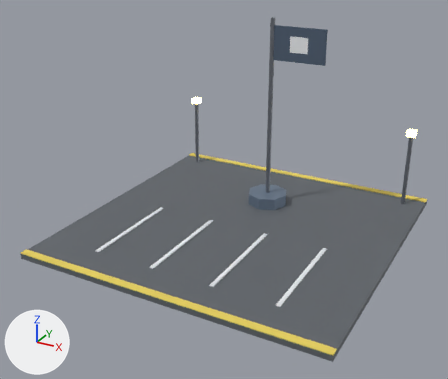
An edit to the glTF model game/city/compact/plaza.glb, drawn before and after from the same camera.
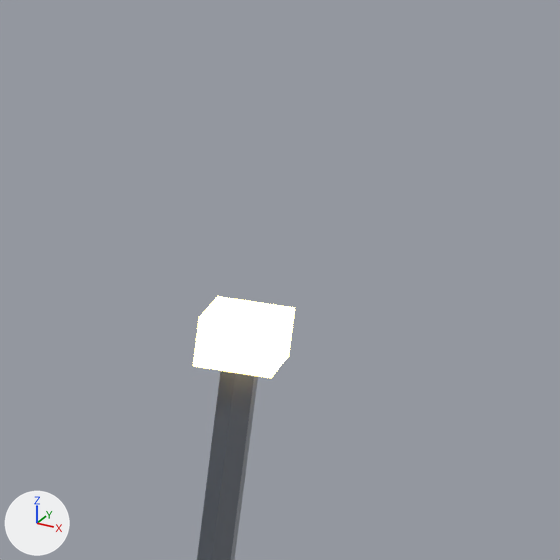
The first picture shows the older version from a camera (50 mm lens) standing at (16.7, -32.8, 19.0) and looking at (-0.4, -1.8, 3.5). The close-ups show the older and then the newer version on the part from 86% to 100% of the width and 25% to 42% of the height of that picture. Only the edits that show in the close-ups are written down. Every picture has the same lights, and +X, +Y and +Z are marked at lower left.

The scene before the commit, as lines of its bpy script (objects in view):
```python
mat_amber = principled_material('amber')
mat_amber.base_color = (1.0, 0.702, 0.278)  # beige #ffda90
mat_amber.metallic = 0.55
mat_amber.emission_color = (1.0, 0.702, 0.278)  # beige #ffda90
mat_amber.emission_strength = 5.0
me_detail = bpy.data.meshes.new('detail')
me_detail.from_pydata(...)  # 80 vertices, 124 faces; spans x -8.8..8.8, y -7.5..8.8, z 0.3..12.1
# faces by material slot: [60, 40, 24]
me_detail.materials.append(mat_white)  # white #eef0f3
me_detail.materials.append(mat_steel)  # grey #848992
me_detail.materials.append(mat_amber)  # beige #ffda90, glowing beige #ffda90
ob_detail = bpy.data.objects.new('detail', me_detail)
ob_detail.location = (0.0, 0.0, 0.0)
```
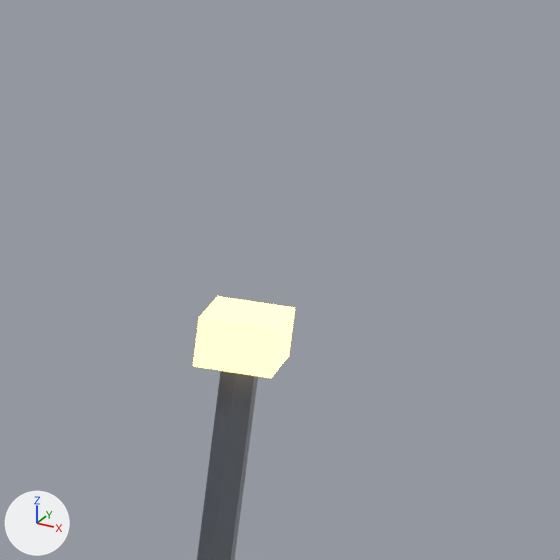
Pixel boxes [x1, y1, x2, y2] of what changed, in the close-ups (560 x 560 px):
'detail', recoloured, surface changed: [193, 296, 295, 385] in both

Edits to the bpy script that builds the scene:
```text
Change mat_amber:
    mat_amber.emission_color: (1.0, 0.702, 0.278) -> (1.0, 0.655, 0.2)  # beige #ffda90 -> orange #ffd47c
    mat_amber.emission_strength: 5.0 -> 3.0
```
